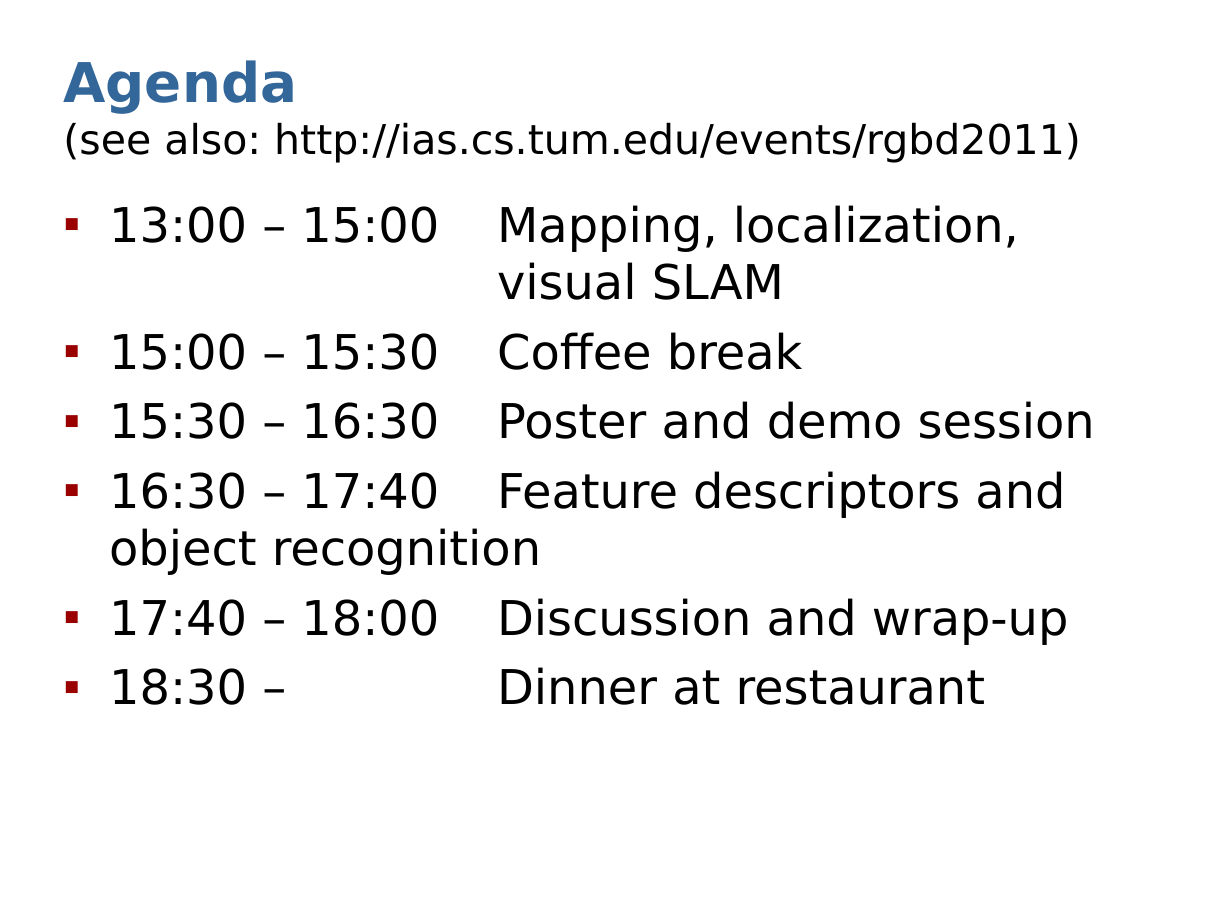
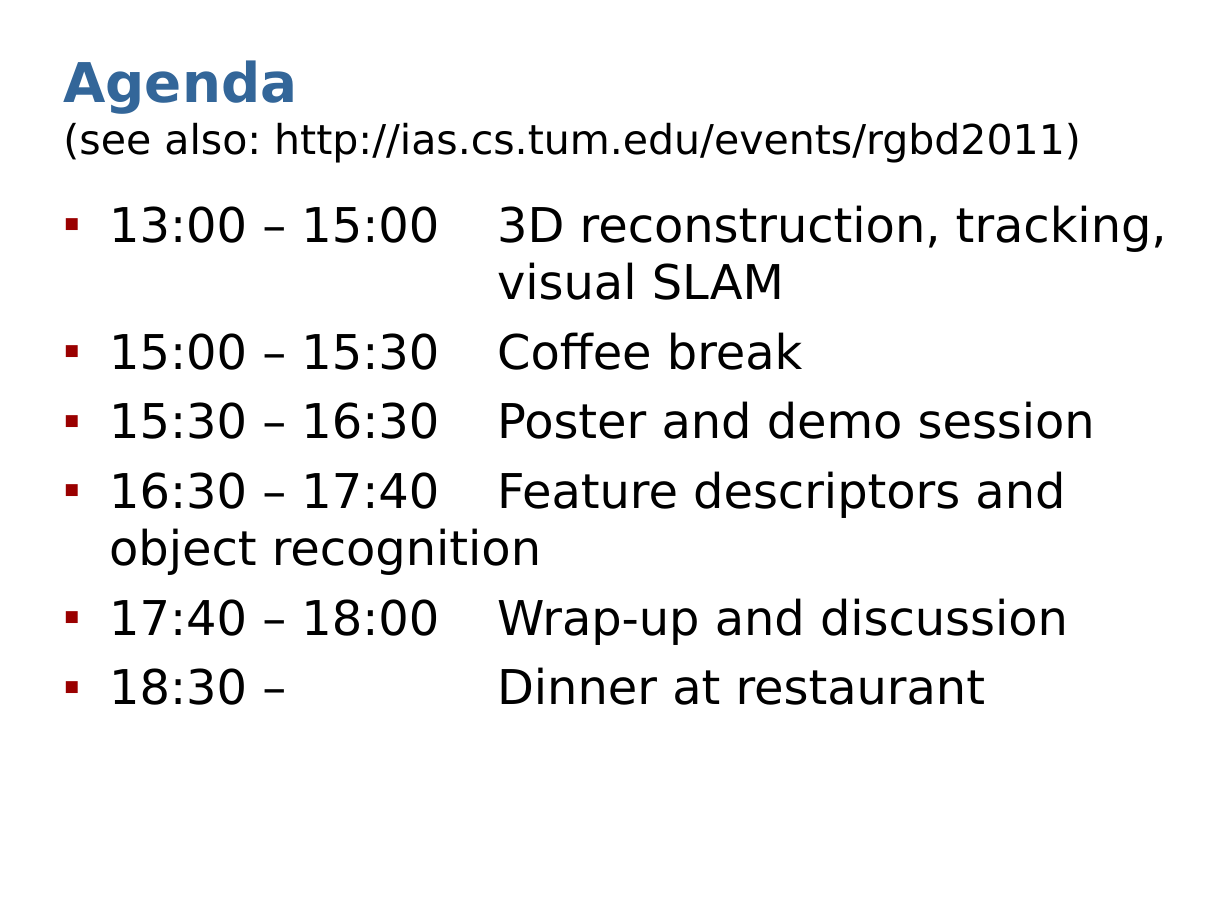
Before and after one commit to dejanpan/rgbd2011, a slide deck: slide 8 of presentations/sturm11rgbd-intro.ppt (slide 7 before the commit). Drawn at 1232x924 pixels with LibreOffice and Linux fonts; fonts in the diff are those of the drawing. Boxes give left, top, right and bottom in pixels: in the first picture for what was removed or moved away, otherwise in the second. Text is boxed around its words. In the diff, an @@ line names an element or a change of style, - is before the commit and + after.

```diff
--- a/presentations/sturm11rgbd-intro.ppt
+++ b/presentations/sturm11rgbd-intro.ppt
@@ text at (x1=109, y1=205, x2=1167, y2=300): text changed @@
-▪ 13:00 – 15:00 Mapping, localization,
-  visual SLAM
+▪ 13:00 – 15:00 3D reconstruction, tracking,
+  visual SLAM
@@ text at (x1=109, y1=598, x2=1068, y2=645): text changed @@
-▪ 17:40 – 18:00 Discussion and wrap-up
+▪ 17:40 – 18:00 Wrap-up and discussion
```
Also in this commit, not shown: 1 other slide changed, 5 slides added, 1 other file.
